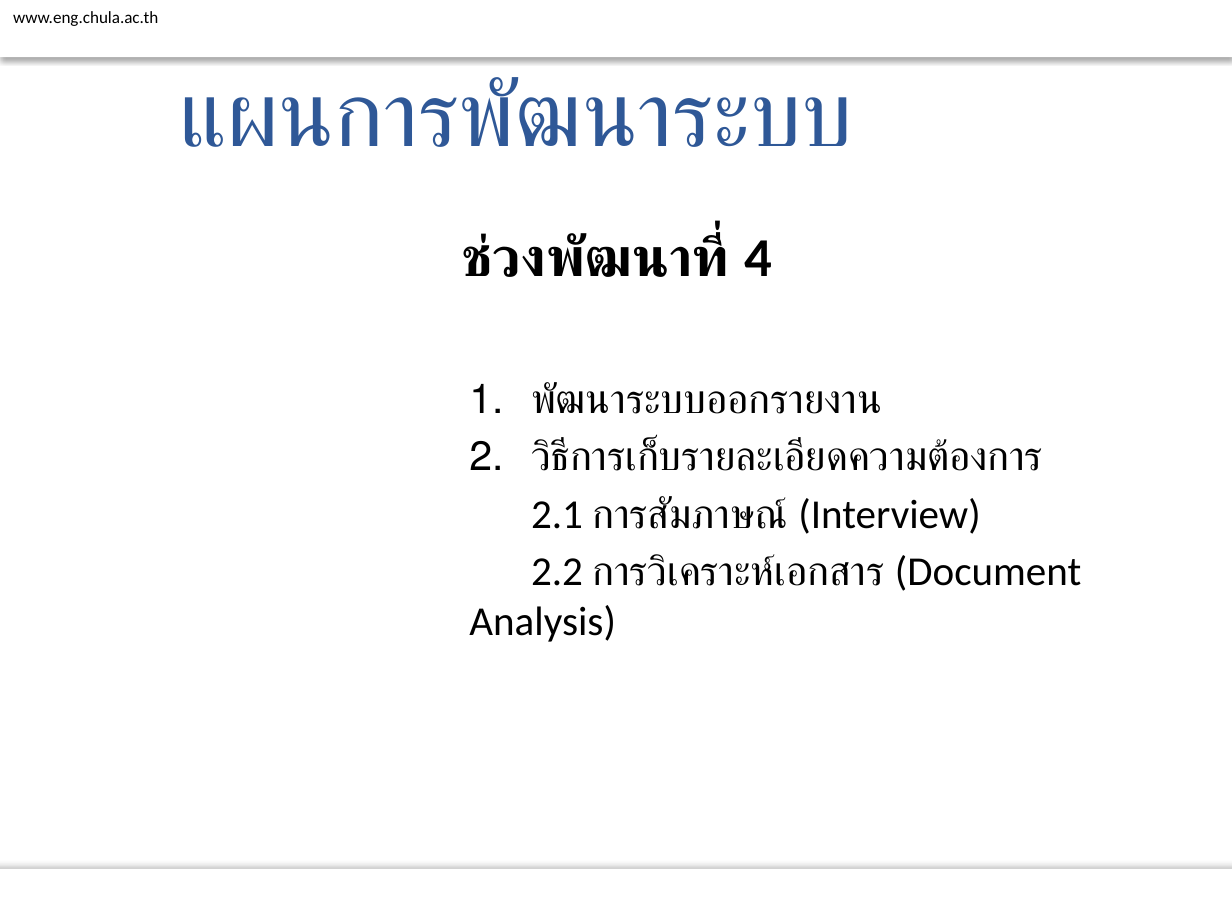
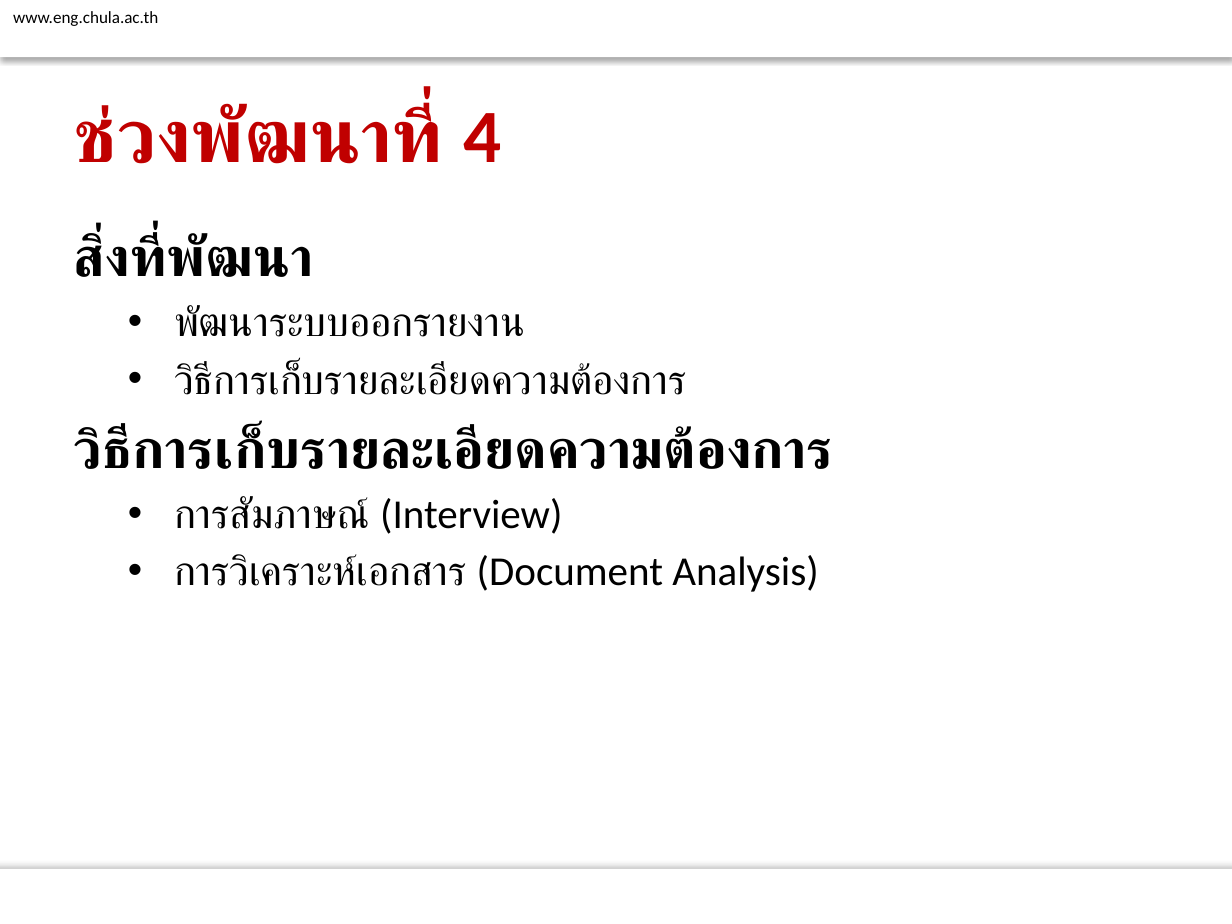
Before and after one commit to atadeesom/BubbleBeeDoc, a slide deck: slide 30 of Proposal/Final/Presentation R1.pptx (slide 24 before the commit). Drawn at 1232x924 pixels with LibreOffice and Linux fonts; fonts in the diff are those of the drawing; background and template pictures are left out. Boxes give left, top, right and bottom in pixels: in the first picture for what was removed or moved away, otherwise in the second. Text is boxed around its words. In the diff, an @@ line names an element or a change of style, - is before the commit and + after.

```diff
--- a/Proposal/Final/Presentation R1.pptx
+++ b/Proposal/Final/Presentation R1.pptx
@@ text removed at (179,77,853,147) @@
-แผนการพัฒนาระบบ
@@ title added at (74,104,502,164), 44 pt, text #C00000, bold @@
+ช่วงพัฒนาที่ 4
@@ text "สิ่งที่พัฒนา": place and size @@
-text "สิ่งที่พัฒนา" at (461,233,1081,642)
+text "สิ่งที่พัฒนา" at (74,233,834,592)
@@ text at (74,233,314,277): text changed @@
-ช่วงพัฒนาที่ 4
+สิ่งที่พัฒนา
@@ text at (174,305,686,395): bullet 1. to • @@
@@ text at (74,425,834,592): text changed @@
-  2.1 การสัมภาษณ์ (Interview)
-  2.2 การวิเคราะห์เอกสาร (Document Analysis)
+วิธีการเก็บรายละเอียดความต้องการ
+  • การสัมภาษณ์ (Interview)
+  • การวิเคราะห์เอกสาร (Document Analysis)
```
Also in this commit, not shown: 19 other slides changed, 12 slides added, 6 slides removed.
